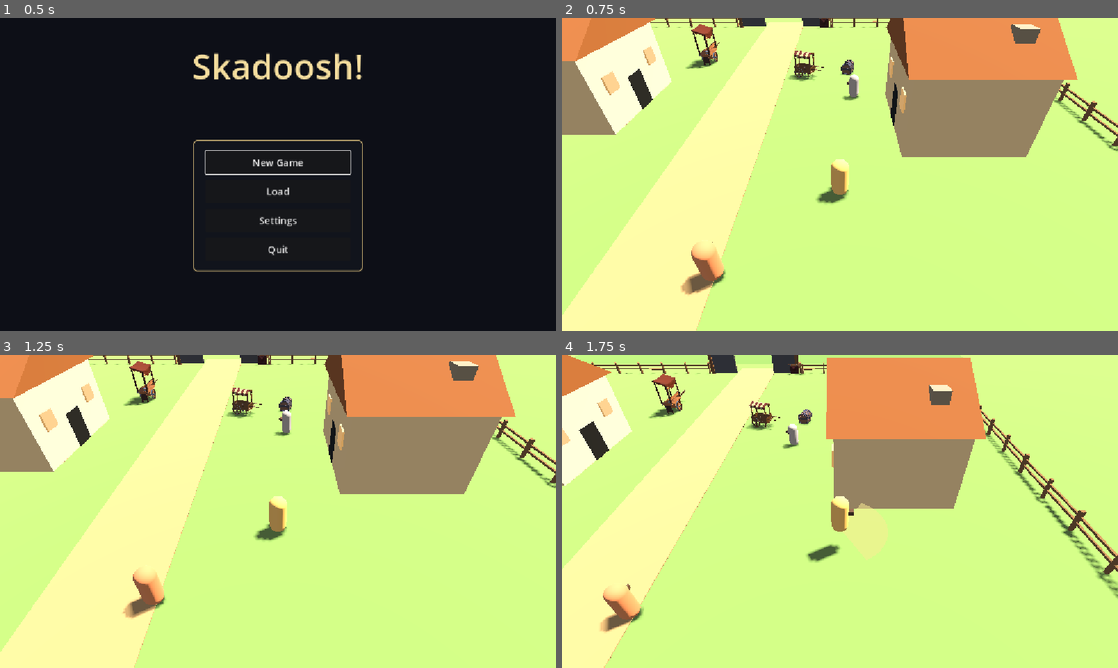
Above: before the commit, frames 1-4 (two rows, left to right).
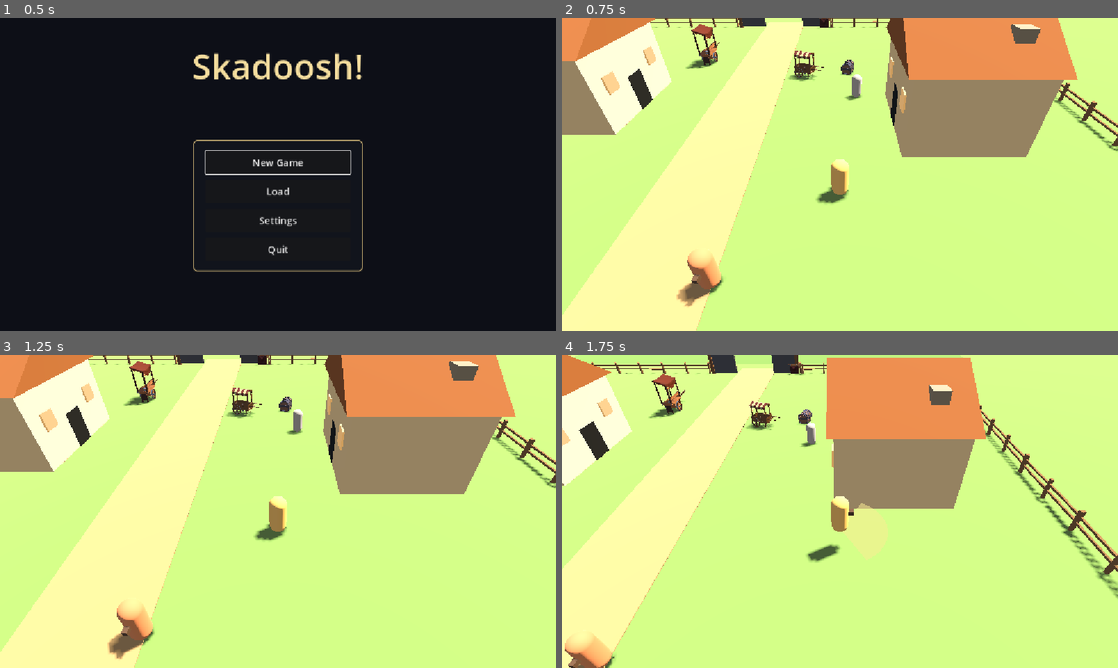
Above: after the commit, the same moments.

Repository: KQFFE/2.5D-ARPG
Game: Godot game, scene res://ui/main_menu.tscn
The game is run twice, just before and just after one commit, with the same random seed, the same clock (stepped at 60 frames per second) and the same inputs.
Inputs (mouse positions are in pixels of both pictures, inside the frame that each line leads up to):
- Up to frame 1 (0.5 s): no input
- Up to frame 2 (0.75 s): click "New Game" at 0.5 s
- Up to frame 3 (1.25 s): no input
- Up to frame 4 (1.75 s): tap Enter at 1.25 s; move the mouse to (962, 495) at 1.27 s; hold D (move_right) from 1.28 s (still down); hold Shift (run) from 1.28 s (still down); right-click (962, 495) at 1.35 s; click (962, 495) at 1.42 s; tap Space (jump) at 1.52 s

Frame 1 is identical in both runs. In frame 2, 1.0% of the frame differs, in the area x 20-54%, y 18-93%; in frame 3, 1.7%, in the area x 19-55%, y 17-98%; in frame 4, 1.5%.

Commit message:
Make house interiors pure 2.5D: left/right movement on a single lane

Diff:
--- a/entities/npcs/wander_npc.gd
+++ b/entities/npcs/wander_npc.gd
@@ -12,6 +12,11 @@
 @export var wander_radius := 3.0
 @export var pause_min := 1.8
 @export var pause_max := 3.6
+## When true this actor walks ONLY along world X and is held at its spawn Z, so
+## it stays on the room's single 2.5D lane instead of drifting behind the
+## furniture. An interior turns it on for its NPCs (see
+## res://scripts/interior_cottage.gd); the village leaves it false.
+@export var side_view := false
 
 var _home := Vector3.ZERO
 var _target := Vector3.ZERO
@@ -36,10 +41,27 @@
 
 
 func _pick_target() -> void:
-	var angle := randf() * TAU
 	var dist := randf_range(wander_radius * 0.3, wander_radius)
-	_target = _home + Vector3(cos(angle), 0.0, sin(angle)) * dist
+	if side_view:
+		# Side view: only left and right, so the actor stays on the lane.
+		_target = _home + Vector3(1.0 if randf() < 0.5 else -1.0, 0.0, 0.0) * dist
+	else:
+		var angle := randf() * TAU
+		_target = _home + Vector3(cos(angle), 0.0, sin(angle)) * dist
 	_timer = randf_range(pause_min, pause_max)
+
+
+## Puts this actor on a room's 2.5D lane: from here it only walks along world X
+## and is held at `lane`. An interior calls this on its NPCs on entry.
+func set_side_view(value: bool, lane: float = 0.0) -> void:
+	side_view = value
+	if not side_view:
+		return
+	global_position.z = lane
+	_home = global_position
+	_target = _home
+	velocity = Vector3.ZERO
+	_pick_target()
 
 
 func _physics_process(delta: float) -> void:
--- a/entities/player/player_controller.gd
+++ b/entities/player/player_controller.gd
@@ -32,6 +32,18 @@
 @export var gravity := 24.0
 @export var jump_velocity := 7.0
 
+@export_group("Side view")
+## When true the player moves ONLY along world X and is held at `lane_z`. An
+## interior room turns this on as the player enters, so a house is a pure 2.5D
+## left-to-right space: move_up / move_down do nothing, and the player never
+## drifts towards or away from the camera - which is what used to walk them
+## behind the furniture. The village leaves it false, so outdoor movement keeps
+## all four directions.
+@export var side_view := false
+## The Z the player is held at while `side_view` is true, in world metres. Must
+## match the lane the room's props and NPCs sit on.
+@export var lane_z := 0.0
+
 @export_group("Dash")
 @export var dash_speed := 16.0
 @export var dash_duration := 0.18
@@ -211,6 +223,26 @@
 	_update_animation(false)
 
 
+## Sets the movement mode. An interior calls this with `true` on entry (see
+## res://scripts/interior_cottage.gd); the village never calls it, so outdoor
+## movement keeps all four directions.
+func set_side_view(value: bool, lane: float = 0.0) -> void:
+	side_view = value
+	lane_z = lane
+	if side_view:
+		global_position.z = lane_z
+		velocity.z = 0.0
+
+
+## The movement direction the player is asking for this frame, on the XZ plane.
+## In side view only X counts, so move_up / move_down do nothing.
+func _input_dir() -> Vector3:
+	var input := Input.get_vector("move_left", "move_right", "move_up", "move_down")
+	if side_view:
+		return Vector3(input.x, 0.0, 0.0)
+	return Vector3(input.x, 0.0, input.y)
+
+
 func _physics_process(delta: float) -> void:
 	_tick_timers(delta)
 	# Dead: frozen at zero health until the pause elapses, then wake up.
@@ -241,8 +273,9 @@
 	if Input.is_action_just_pressed("dash") and _dash_cd <= 0.0 and _dash_time <= 0.0:
 		_start_dash()
 
-	var input := Input.get_vector("move_left", "move_right", "move_up", "move_down")
-	var dir := Vector3(input.x, 0.0, input.y)
+	# Movement is projected onto the current mode: all four directions outdoors,
+	# left/right only inside a house (side_view).
+	var dir := _input_dir()
 
 	if _dash_time > 0.0:
 		velocity.x = _dash_dir.x * dash_speed
@@ -263,6 +296,10 @@
 		var shove := parry_knockback_distance / maxf(parry_knockback_time, 0.001)
 		velocity.x = _parry_knock_dir.x * shove
 		velocity.z = _parry_knock_dir.z * shove
+	# In side view nothing may push the player off the lane: a parry shove, a hit
+	# or a collision all resolve along X only.
+	if side_view:
+		velocity.z = 0.0
 	move_and_slide()
 	_update_animation(moving and _dash_time <= 0.0)
 
@@ -283,8 +320,7 @@
 
 
 func _start_dash() -> void:
-	var input := Input.get_vector("move_left", "move_right", "move_up", "move_down")
-	var dir := Vector3(input.x, 0.0, input.y)
+	var dir := _input_dir()
 	if dir.length_squared() < 0.0001:
 		dir = facing_dir()
 	_dash_dir = dir.normalized()
--- a/scripts/interior_cottage.gd
+++ b/scripts/interior_cottage.gd
@@ -34,6 +34,10 @@
 ## room. Landing near the door wall is safe now that the camera below is
 ## levelled: the whole room width stays on screen, door wall included.
 @export var entry_inset := 1.0
+## The Z the room's single lane sits on, in world metres. The player and every
+## NPC in the room are held at it, so a house is a pure 2.5D left-to-right space
+## and nothing drifts towards or away from the camera.
+@export var lane_z := 0.0
 
 @onready var _room_camera: Camera3D = $RoomCamera
 @onready var _exit_door: Area3D = $ExitDoor
@@ -59,6 +63,9 @@
 	# `dir` is carried on, so the player keeps facing the way they walked in -
 	# deeper into the room - rather than snapping to the scene's default facing.
 	_place_player.call_deferred(side, dir)
+	# Deferred, so it runs AFTER _place_player above has set the spawn: the lane is
+	# then applied on top of it instead of being undone by it.
+	_apply_side_view.call_deferred()
 
 
 func _process(_delta: float) -> void:
@@ -103,6 +110,21 @@
 		player.call("set_facing", dir)
 
 
+## Switches the whole room into pure 2.5D movement: from here the player and every
+## NPC move only left and right, all held on the single `lane_z`. That is what
+## keeps the elder from drifting behind the table or a wall now that the room is
+## a side-on space rather than somewhere you can walk around in depth.
+func _apply_side_view() -> void:
+	var lane := lane_z
+	# Walk the room's own nodes rather than a group: npc.tscn is not in an "npc"
+	# group, so a group lookup silently found nobody and left the room's NPCs
+	# free to drift behind the furniture. Everything in the room that understands
+	# set_side_view - the player and each NPC - is switched on here.
+	for node in find_children("*", "Node3D", true, false):
+		if node.has_method("set_side_view"):
+			node.call("set_side_view", true, lane)
+
+
 ## Half the width, in metres, that the camera sees at the room's own depth.
 func _view_half_width() -> float:
 	var viewport := get_viewport().get_visible_rect().size
Not shown, changed: README.md
